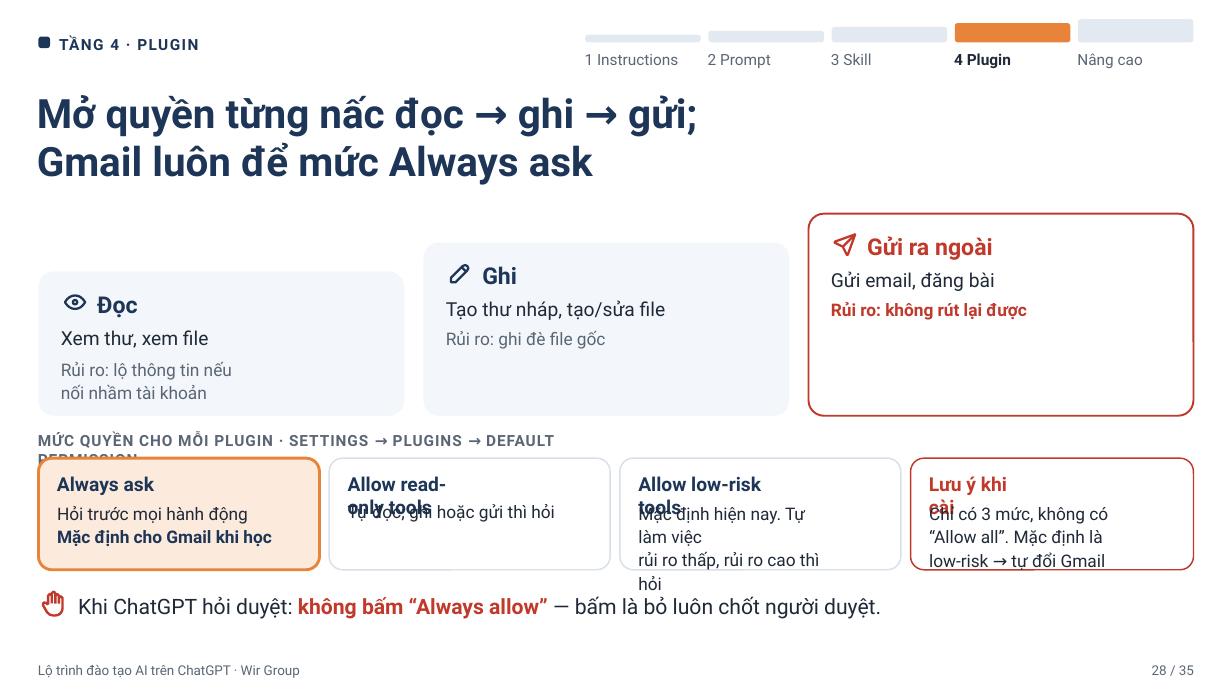
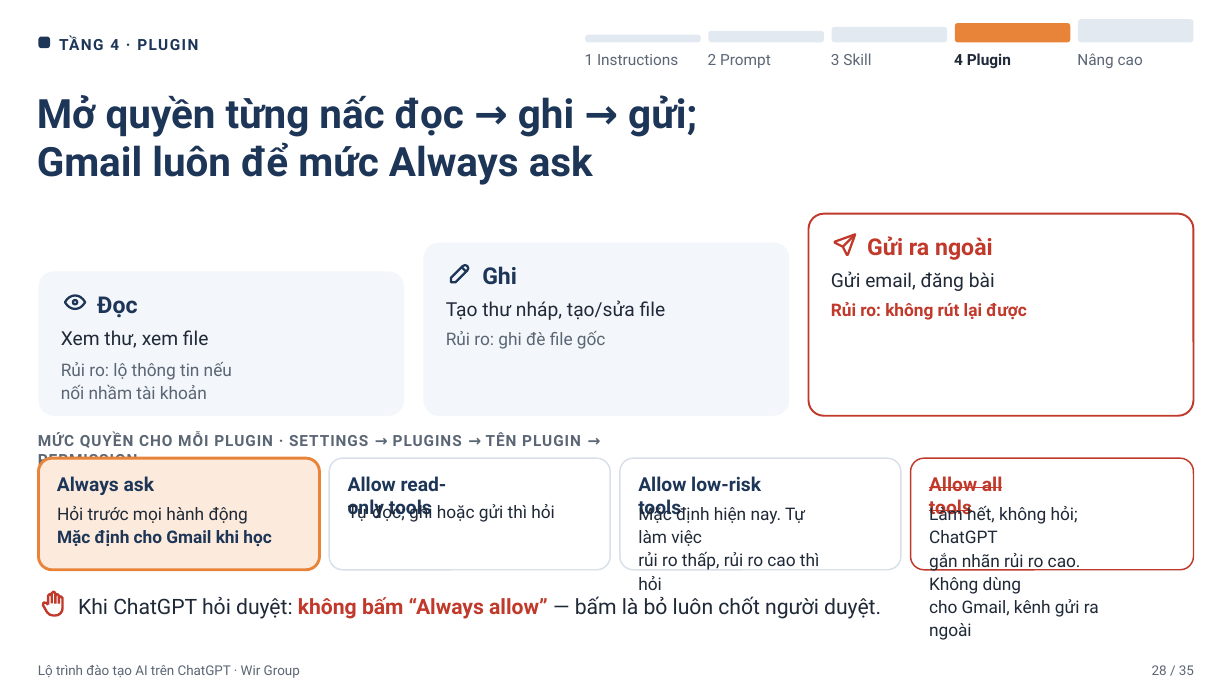
Before and after one commit to zFinnz/WirAi, a slide deck: slide 28 of slides/Lo-trinh-dao-tao-AI-ChatGPT-Wir-Group.pptx. Drawn at 1232x693 pixels with LibreOffice and Linux fonts; fonts in the diff are those of the drawing. Boxes give left, top, right and bottom in pixels: in the first picture for what was removed or moved away, otherwise in the second. Text is boxed around its words. In the diff, an @@ line names an element or a change of style, - is before the commit and + after.

```diff
--- a/slides/Lo-trinh-dao-tao-AI-ChatGPT-Wir-Group.pptx
+++ b/slides/Lo-trinh-dao-tao-AI-ChatGPT-Wir-Group.pptx
@@ text at bbox=[38, 433, 581, 469]: text changed @@
-MỨC QUYỀN CHO MỖI PLUGIN · SETTINGS → PLUGINS → DEFAULT PERMISSION
+MỨC QUYỀN CHO MỖI PLUGIN · SETTINGS → PLUGINS → TÊN PLUGIN → PERMISSION
@@ text at bbox=[929, 476, 1003, 520]: text changed @@
-Lưu ý khi cài
+Allow all tools
@@ text at bbox=[929, 505, 1099, 640]: text changed @@
-Chỉ có 3 mức, không có
-“Allow all”. Mặc định là
-low-risk → tự đổi Gmail
+Làm hết, không hỏi; ChatGPT
+gắn nhãn rủi ro cao. Không dùng
+cho Gmail, kênh gửi ra ngoài
```
Also in this commit, not shown: 3 other files.
